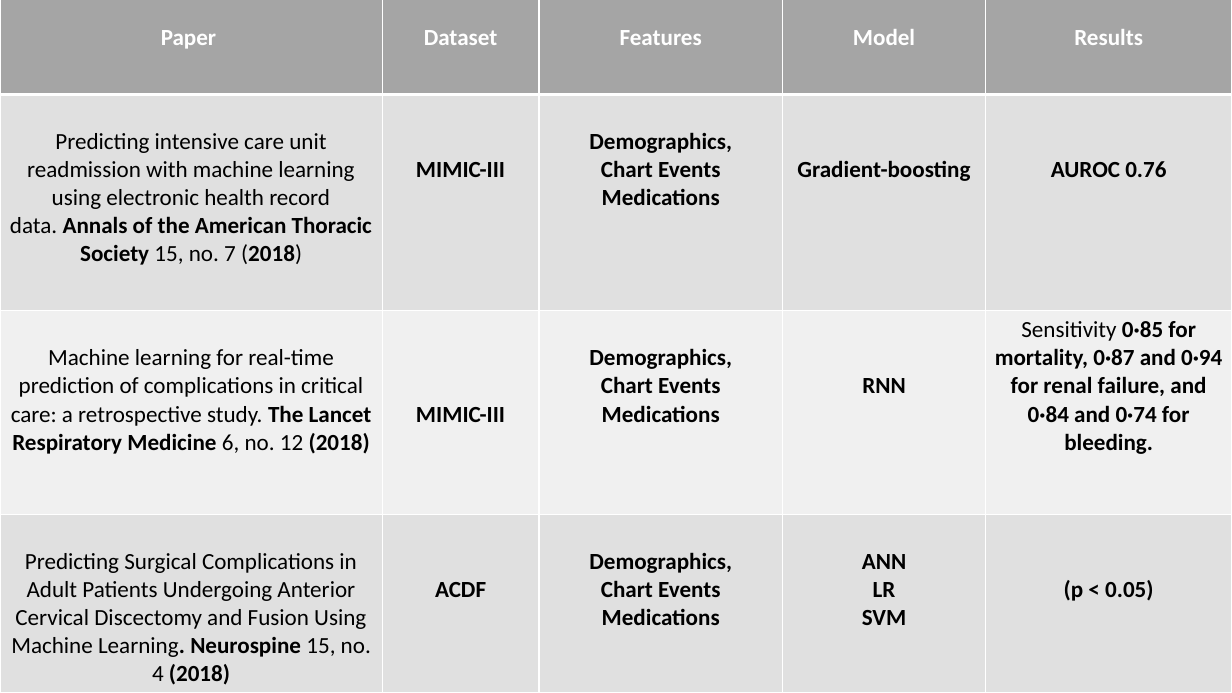
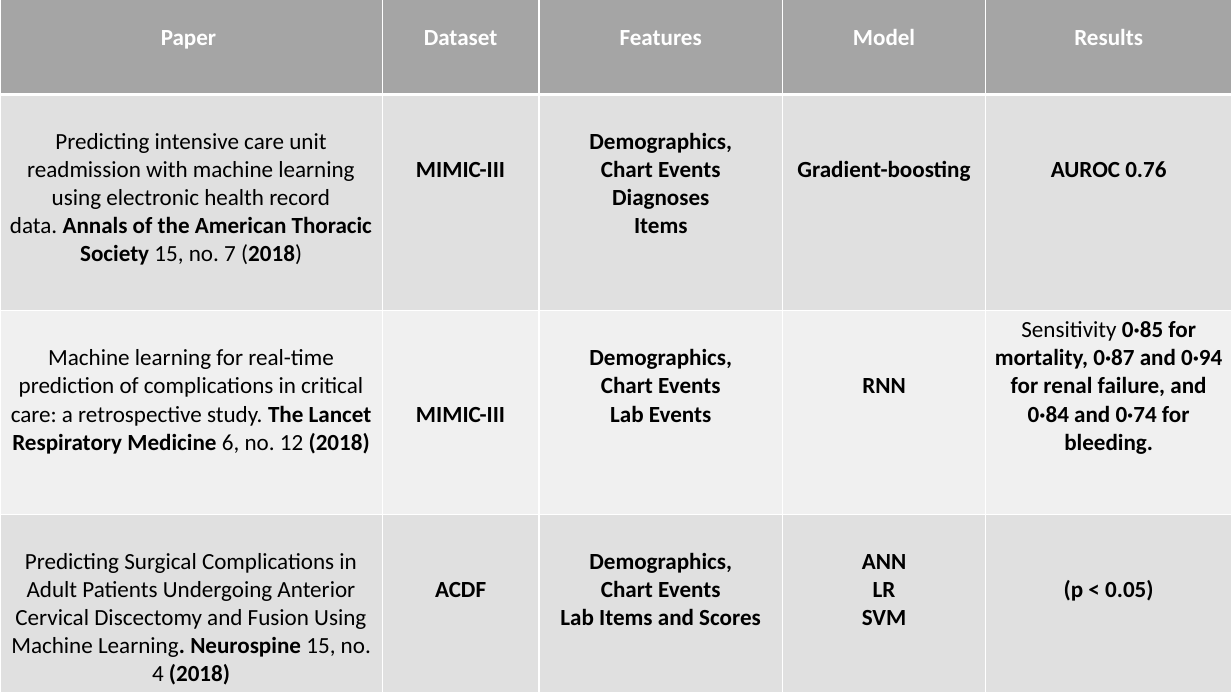
Before and after one commit to fmqbl/Predicting-Post-Procedural-Complications-Using-MIMICIII, a slide deck: slide 8 of ClinicalOutcomes.pptx. Drawn at 1232x693 pixels with LibreOffice and Linux fonts; fonts in the diff are those of the drawing. Boxes give left, top, right and bottom in pixels: in the first picture for what was removed or moved away, otherwise in the second. Text is boxed around its words. In the diff, an @@ line names an element or a change of style, - is before the commit and + after.

```diff
--- a/ClinicalOutcomes.pptx
+++ b/ClinicalOutcomes.pptx
@@ table at bbox=[0, 0, 1232, 693] @@
-row 2, column 3: Demographics, / Chart Events / Medications
+row 2, column 3: Demographics, / Chart Events / Diagnoses / Items
-row 3, column 3: Demographics, / Chart Events / Medications
+row 3, column 3: Demographics, / Chart Events / Lab Events
-row 4, column 3: Demographics, / Chart Events / Medications
+row 4, column 3: Demographics, / Chart Events / Lab Items and Scores
```
Also in this commit, not shown: 11 other slides changed, 2 slides added, 8 other files.
